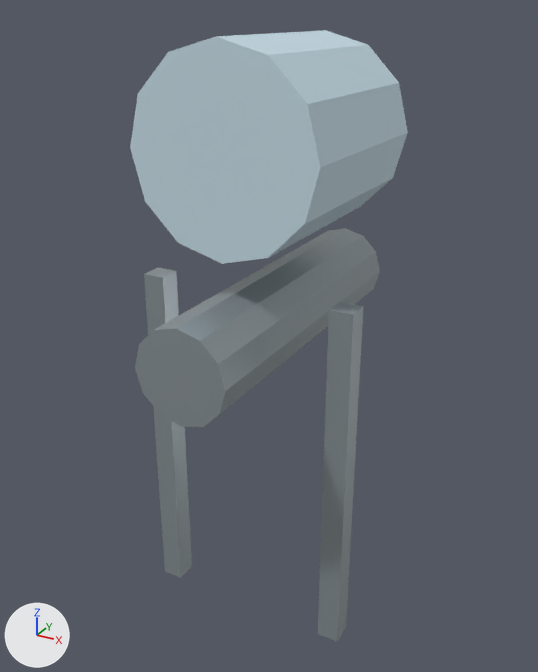
One commit to the glTF model public/builder-assets/openlife/telescope_basic.glb: the scene before it, then after it.
The view is the same before and after, from a 50 mm camera at (1.17, -2.18, 2.14) aimed at (-0.03, -0.01, 1.05). The lights are fixed; the arrows at lower left show +X, +Y and +Z. The older version comes first. Where no turn or scale is listed for an object, it has been applied to the vertices.

The first picture shows 'part_00', 'part_01', 'part_02', 'part_03'.
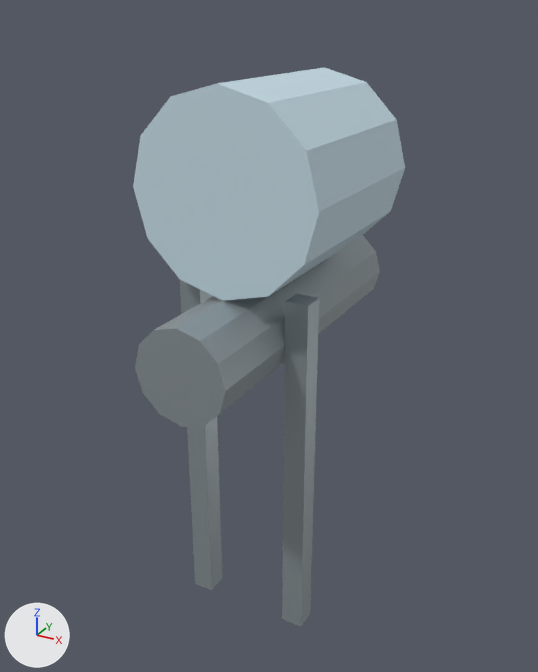
What differs and where, as boxes (x1, y1, x2, y2) in the pictures (538 x 672 px):
'part_01', moved: before (130, 30, 408, 264); after (133, 67, 405, 301)
'part_03', moved: before (318, 302, 363, 641); after (282, 294, 319, 627)
'part_02', moved: before (144, 268, 192, 578); after (180, 280, 222, 590)

The change, as a list of edits to the scene's bpy script:
```text
Change ob_part_01:
    ob_part_01.location: (0.0, 0.0, 0.0) -> (0.0, 0.0, -0.12)
Change ob_part_02:
    ob_part_02.location: (0.0, 0.0, 0.0) -> (0.15, 0.0, 0.0)
Change ob_part_03:
    ob_part_03.location: (0.0, 0.0, 0.0) -> (-0.15, 0.0, 0.0)
```
